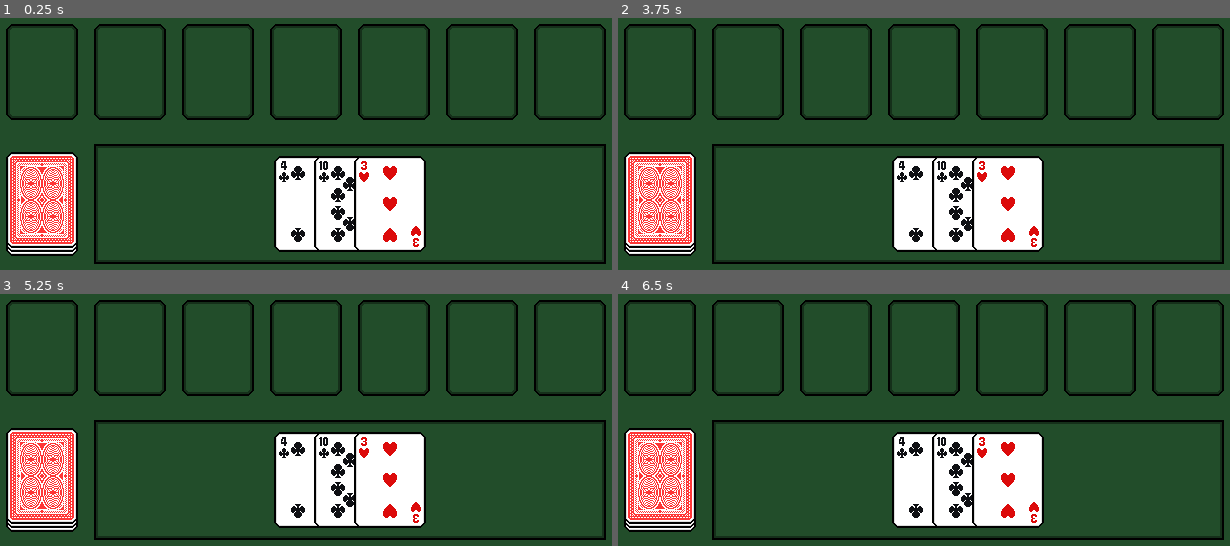
Above: before the commit, frames 1-4 (two rows, left to right).
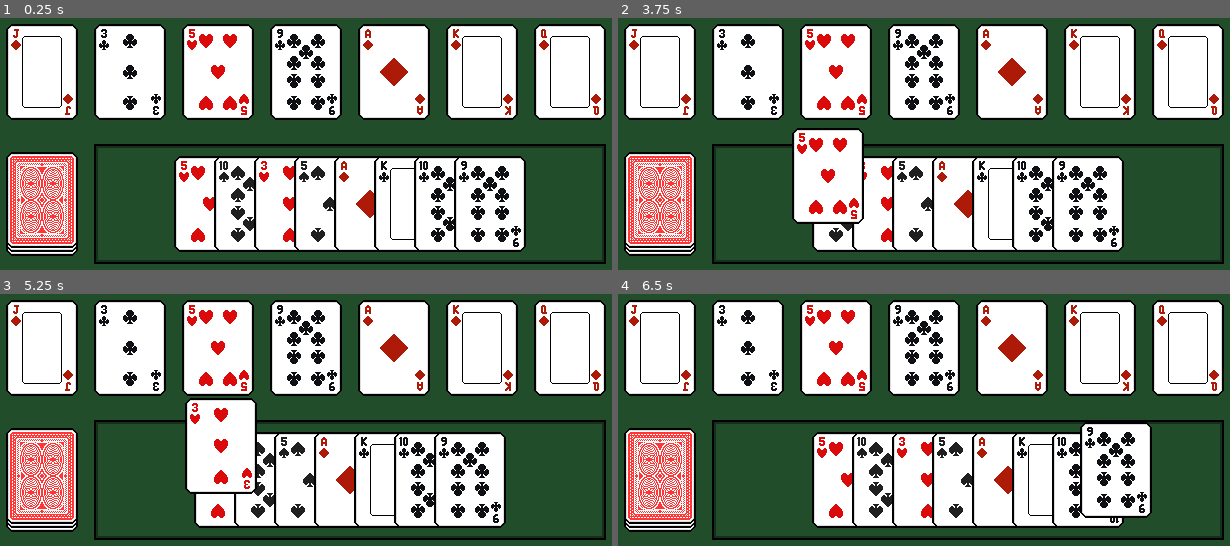
Above: after the commit, the same moments.

Repository: AyyBee123/Oristaile
Game: Godot game, scene res://Scenes/encounter.tscn
The game is run twice, just before and just after one commit, with the same random seed, the same clock (stepped at 60 frames per second) and the same inputs.
Inputs (mouse positions are in pixels of both pictures, inside the frame that each line leads up to):
- Up to frame 1 (0.25 s): no input
- Up to frame 2 (3.75 s): click (660, 204) at 0.5 s; click (660, 204) at 1.25 s; click (660, 204) at 2 s; tap Enter at 2.75 s; move the mouse to (1064, 121) at 2.77 s; press the mouse at (1064, 121) at 2.78 s; release the mouse at (1064, 121) at 3.5 s; tap Space at 3.5 s; drag from (795, 159) to (893, 212) at 3.52 s
- Up to frame 3 (5.25 s): move the mouse to (367, 336) at 4.27 s; press the mouse at (367, 336) at 4.28 s; release the mouse at (367, 336) at 5 s; tap Enter at 5 s; drag from (275, 488) to (116, 362) at 5.02 s
- Up to frame 4 (6.5 s): move the mouse to (1113, 470) at 5.77 s; press the mouse at (1113, 470) at 5.78 s

The runs differ from the first frame. In frame 1, 44% of the frame differs, in the area x 1-99%, y 3-93%; in frame 2, 42%; in frame 3, 42%; in frame 4, 42%.

Commit message:
laid out the basic groundwork for drag and drop

Diff:
--- a/Scenes/card.tscn
+++ b/Scenes/card.tscn
@@ -5,6 +5,8 @@
 [ext_resource type="Texture2D" uid="uid://b26c0etw3n2t2" path="res://Assets/Sprites/Cards/Spades/Ace Spades.png" id="2_wf8id"]
 
 [node name="Card" type="TextureRect" unique_id=176863048]
+custom_minimum_size = Vector2(72, 96)
+pivot_offset_ratio = Vector2(0.5, 0.5)
 texture = ExtResource("1_0qqmn")
 stretch_mode = 2
 script = ExtResource("2_brehn")
--- /dev/null
+++ b/Scenes/card_slot.tscn
@@ -0,0 +1,15 @@
+[gd_scene format=3 uid="uid://cyla6va0jap7f"]
+
+[ext_resource type="Texture2D" uid="uid://mtf6w4qdoxsb" path="res://Assets/Sprites/Cards/Card Slot.png" id="1_2yd5i"]
+[ext_resource type="Script" uid="uid://bpx82fq8sgsc1" path="res://Scripts/Game/card_slot.gd" id="2_dd0t8"]
+[ext_resource type="PackedScene" uid="uid://b6qwjhd8kh2k6" path="res://Scenes/card_template.tscn" id="3_nfi2q"]
+
+[node name="CardSlot" type="TextureRect" unique_id=20047532]
+pivot_offset_ratio = Vector2(0.5, 0.5)
+texture = ExtResource("1_2yd5i")
+stretch_mode = 2
+script = ExtResource("2_dd0t8")
+
+[node name="CardTemplate" parent="." unique_id=1334675029 instance=ExtResource("3_nfi2q")]
+unique_name_in_owner = true
+layout_mode = 0
--- /dev/null
+++ b/Scenes/card_template.tscn
@@ -0,0 +1,22 @@
+[gd_scene format=3 uid="uid://b6qwjhd8kh2k6"]
+
+[ext_resource type="Texture2D" uid="uid://da2c7evu4kmtt" path="res://Assets/Sprites/Cards/Blank Card.png" id="1_5hjqm"]
+[ext_resource type="Texture2D" uid="uid://b26c0etw3n2t2" path="res://Assets/Sprites/Cards/Spades/Ace Spades.png" id="2_84j6k"]
+[ext_resource type="Script" uid="uid://mogj05c2g21d" path="res://Scripts/Misc/card_template.gd" id="2_n4r8k"]
+
+[node name="Card" type="TextureRect" unique_id=1334675029]
+offset_right = 40.0
+offset_bottom = 40.0
+texture = ExtResource("1_5hjqm")
+script = ExtResource("2_n4r8k")
+
+[node name="Texture" type="TextureRect" parent="." unique_id=1448491103]
+unique_name_in_owner = true
+layout_mode = 1
+anchors_preset = 15
+anchor_right = 1.0
+anchor_bottom = 1.0
+grow_horizontal = 2
+grow_vertical = 2
+mouse_filter = 2
+texture = ExtResource("2_84j6k")
--- a/Scenes/encounter.tscn
+++ b/Scenes/encounter.tscn
@@ -1,9 +1,8 @@
 [gd_scene format=3 uid="uid://c7u2v2cos0fp0"]
 
 [ext_resource type="Script" uid="uid://cr5dt1lmi5wov" path="res://Scripts/Game/encounter.gd" id="1_wwxys"]
+[ext_resource type="PackedScene" uid="uid://cyla6va0jap7f" path="res://Scenes/card_slot.tscn" id="2_hoo3l"]
 [ext_resource type="Texture2D" uid="uid://hpcqv0xgxxpq" path="res://Assets/Sprites/Misc/Card Deck.png" id="3_gitas"]
-[ext_resource type="PackedScene" uid="uid://b7vbqnm071427" path="res://Scenes/card.tscn" id="4_bd0u2"]
-[ext_resource type="Texture2D" uid="uid://mtf6w4qdoxsb" path="res://Assets/Sprites/Cards/Card Slot.png" id="4_gitas"]
 [ext_resource type="Texture2D" uid="uid://dnjtcfdo2yon6" path="res://Assets/Sprites/Cards/Back/Red Back.png" id="5_bd0u2"]
 [ext_resource type="BitMap" uid="uid://cooi0qnm23wrf" path="res://Assets/Sprites/Cards/Misc/Back Mask.png" id="5_hoo3l"]
 
@@ -27,6 +26,7 @@
 color = Color(0.13333334, 0.3019608, 0.16470589, 1)
 
 [node name="SlotContainer" type="HBoxContainer" parent="." unique_id=364460085]
+unique_name_in_owner = true
 anchors_preset = -1
 anchor_left = 0.5
 anchor_top = 0.31100002
@@ -39,47 +39,33 @@
 theme_override_constants/separation = 16
 alignment = 1
 
-[node name="Slot1" type="TextureRect" parent="SlotContainer" unique_id=1208314387]
+[node name="Slot1" parent="SlotContainer" unique_id=20047532 instance=ExtResource("2_hoo3l")]
 unique_name_in_owner = true
 layout_mode = 2
-texture = ExtResource("4_gitas")
-stretch_mode = 2
 
-[node name="Slot2" type="TextureRect" parent="SlotContainer" unique_id=746882202]
+[node name="Slot2" parent="SlotContainer" unique_id=373718794 instance=ExtResource("2_hoo3l")]
 unique_name_in_owner = true
 layout_mode = 2
-texture = ExtResource("4_gitas")
-stretch_mode = 2
 
-[node name="Slot3" type="TextureRect" parent="SlotContainer" unique_id=1502629995]
+[node name="Slot3" parent="SlotContainer" unique_id=788161391 instance=ExtResource("2_hoo3l")]
 unique_name_in_owner = true
 layout_mode = 2
-texture = ExtResource("4_gitas")
-stretch_mode = 2
 
-[node name="Slot4" type="TextureRect" parent="SlotContainer" unique_id=717224683]
+[node name="Slot4" parent="SlotContainer" unique_id=1357480021 instance=ExtResource("2_hoo3l")]
 unique_name_in_owner = true
 layout_mode = 2
-texture = ExtResource("4_gitas")
-stretch_mode = 2
 
-[node name="Slot5" type="TextureRect" parent="SlotContainer" unique_id=1389021164]
+[node name="Slot5" parent="SlotContainer" unique_id=64855102 instance=ExtResource("2_hoo3l")]
 unique_name_in_owner = true
 layout_mode = 2
-texture = ExtResource("4_gitas")
-stretch_mode = 2
 
-[node name="Slot6" type="TextureRect" parent="SlotContainer" unique_id=1075255459]
+[node name="Slot6" parent="SlotContainer" unique_id=1198186010 instance=ExtResource("2_hoo3l")]
 unique_name_in_owner = true
 layout_mode = 2
-texture = ExtResource("4_gitas")
-stretch_mode = 2
 
-[node name="Slot7" type="TextureRect" parent="SlotContainer" unique_id=1912463594]
+[node name="Slot7" parent="SlotContainer" unique_id=957078855 instance=ExtResource("2_hoo3l")]
 unique_name_in_owner = true
 layout_mode = 2
-texture = ExtResource("4_gitas")
-stretch_mode = 2
 
 [node name="HBoxContainer" type="HBoxContainer" parent="." unique_id=452443490]
 anchors_preset = -1
@@ -163,6 +149,7 @@
 patch_margin_bottom = 4
 
 [node name="DeckContainer" type="HBoxContainer" parent="HBoxContainer/CardDeck" unique_id=577069602]
+unique_name_in_owner = true
 custom_minimum_size = Vector2(486, 96)
 layout_mode = 1
 anchors_preset = -1
@@ -179,13 +166,4 @@
 theme_override_constants/separation = -32
 alignment = 1
 
-[node name="Card" parent="HBoxContainer/CardDeck/DeckContainer" unique_id=176863048 instance=ExtResource("4_bd0u2")]
-layout_mode = 2
-
-[node name="Card2" parent="HBoxContainer/CardDeck/DeckContainer" unique_id=528424024 instance=ExtResource("4_bd0u2")]
-layout_mode = 2
-
-[node name="Card3" parent="HBoxContainer/CardDeck/DeckContainer" unique_id=1373068541 instance=ExtResource("4_bd0u2")]
-layout_mode = 2
-
 [connection signal="pressed" from="HBoxContainer/DeckPanel" to="." method="_on_deck_panel_pressed"]
--- a/Scripts/Game/card.gd
+++ b/Scripts/Game/card.gd
@@ -1,20 +1,90 @@
 extends TextureRect
+class_name Card
+
+signal held(event_position: Vector2)
+signal released(event_position: Vector2)
 
 @onready var card_texture: TextureRect = %Texture
 
+var card_res: CardResource
+
+var suit: int = -1 # 0 = clubs, 1 = diamonds, 2 = hearts, 3 = spades
 var number: int = 0 # 1 = ace, 2 to 10 = respective numbers, 11 = jack, 12 = queen, 13 = king
-var suit: int = -1 # 0 = clubs, 1 = diamonds, 2 = hearts, 3 = spades
+
+var is_dragged: bool = false
+var deck_index: int = -1
+var preview: Card
 
 
 func _ready() -> void:
-	# will remove this once there is actual data to read
-	if number == 0:
-		number = randi_range(1, 13)
-	if suit == -1:
-		suit = randi_range(0, 3)
-
 	card_texture.texture = CardData.get_card_texture(suit, number)
 
 
-func _get_drag_data(at_position: Vector2) -> Variant:
-	return
+#func _get_drag_data(at_position: Vector2) -> Variant:
+	#visible = false
+	#is_dragged = true
+	#
+	#preview = create_copy()
+	#preview.position = -at_position
+	#
+	#var root = Control.new()
+	#root.custom_minimum_size = custom_minimum_size
+	#root.add_child(preview)
+	#
+	#var pos: Vector2 = -custom_minimum_size / 2.0
+	#var tween: Tween = create_tween()
+	#tween.tween_property(preview, "position", pos, 0.12)
+	#
+	#set_drag_preview(root)
+	#
+	#return { "suit": suit, "number": number, "source": self }
+
+
+#func _notification(what: int) -> void:
+	#if what == NOTIFICATION_DRAG_END and is_dragged:
+		#is_dragged = false
+		#return_to_hand()
+
+
+func _gui_input(event: InputEvent) -> void:
+	if event.is_action_pressed("grab"):
+		held.emit(event.position)
+		is_dragged = true
+
+
+func _input(event: InputEvent) -> void:
+	if event.is_action_released("grab") and is_dragged:
+		released.emit(event.position)
+		is_dragged = false
+
+
+func return_to_hand() -> void:
+	var card: Card = create_copy()
+	get_tree().current_scene.add_child(card)
+
+	card.global_position = get_global_mouse_position() - custom_minimum_size / 2.0
+	var pos: Vector2 = global_position
+
+	var tween: Tween = create_tween()
+	tween.tween_property(card, "global_position", pos, 0.06).set_trans(Tween.TRANS_QUAD).set_ease(Tween.EASE_OUT)
+
+	tween.finished.connect(func():
+		card.queue_free()
+		visible = true
+	)
+
+
+func create_copy() -> Card:
+	var copy: Card = duplicate()
+	copy.z_index = 1
+	copy.visible = true
+	copy.texture = texture
+	copy.custom_minimum_size = custom_minimum_size
+	copy.suit = suit
+	copy.number = number
+	return copy
+
+
+func _exit_tree() -> void:
+	if preview:
+		preview.queue_free()
--- /dev/null
+++ b/Scripts/Game/card_slot.gd
@@ -0,0 +1,19 @@
+extends TextureRect
+class_name Slot
+
+@onready var card_template: CardTemplate = %CardTemplate
+
+var suit: int = -1
+var number: int = 0
+
+
+func can_drop_card(card: Card) -> bool:
+	return number == (card.number % 13) + 1
+
+
+func drop_card(card: Card) -> void:
+	card.queue_free()
+
+
+func set_card_texture(suit: int, number: int) -> void:
+	card_template.set_card_texture(suit, number)
--- a/Scripts/Game/encounter.gd
+++ b/Scripts/Game/encounter.gd
@@ -1,5 +1,108 @@
 extends CanvasLayer
+
+@onready var slot_container: HBoxContainer = %SlotContainer
+@onready var deck_container: HBoxContainer = %DeckContainer
+
+const CARD = preload("uid://b7vbqnm071427")
+
+var slots: Array[CardResource]
+var current_deck: Array[CardResource]
+var current_hand: Array[CardResource]
+
+var held_card: Card = null
+
+
+func _ready() -> void:
+	current_deck = RunData.deck.duplicate()
+
+	for slot: Slot in slot_container.get_children():
+		set_card_slot(slot)
+
+	for i in RunData.cards_to_draw_at_start:
+		draw_card()
+
+
+func _process(delta: float) -> void:
+	if held_card:
+		held_card.global_position = get_viewport().get_mouse_position() - held_card.size / 2.0
 
 
 func _on_deck_panel_pressed() -> void:
 	print("hi")
+
+
+func set_card_slot(slot: Slot) -> void:
+	var suit: int = RunData.rng.randi_range(0, 3)
+	var number: int = RunData.rng.randi_range(1, 13)
+
+	var exists: bool = false
+
+	for card in slots:
+		if card.suit == suit and card.number == number:
+			exists = true
+			break
+
+	if exists:
+		set_card_slot(slot)
+		return
+
+	var card_res: CardResource = CardResource.new()
+	card_res.suit = suit
+	card_res.number = number
+
+	slots.append(card_res)
+	slot.set_card_texture(suit, number)
+	slot.suit = suit
+	slot.number = number
+
+
+func draw_card() -> void:
+	var index = RunData.rng.randi_range(0, current_deck.size() - 1)
+	var card_res: CardResource = current_deck.pop_at(index)
+
+	var card: Card = CARD.instantiate()
+
+	card.held.connect(grab_card.bind(card))
+	card.released.connect(release_card.bind(card))
+
+	card.card_res = card_res
+	card.suit = card_res.suit
+	card.number = card_res.number
+
+	deck_container.add_child(card)
+
+
+func grab_card(at_position: Vector2, card: Card) -> void:
+	held_card = card
+
+	if card.get_parent():
+		card.deck_index = card.get_index()
+		card.get_parent().remove_child(card)
+	add_child(card)
+
+
+func release_card(at_position: Vector2, card: Card) -> void:
+
+	var slot_target: Slot = get_card_slot()
+
+	if slot_target and slot_target.can_drop_card(card):
+		slot_target.drop_card(card)
+		return
+
+	if card.get_parent():
+		held_card.get_parent().remove_child(card)
+
+	deck_container.add_child(card)
+	deck_container.move_child(card, card.deck_index)
+
+
+	#var tween: Tween = create_tween()
+	#tween.tween_property(card, "global_position", )
+	held_card = null
+
+
+func get_card_slot() -> Slot:
+	for slot: Slot in slot_container.get_children():
+		if Rect2(slot.global_position, slot.size).has_point(get_viewport().get_mouse_position()):
+			return slot
+	return null
--- /dev/null
+++ b/Scripts/Globals/run_data.gd
@@ -0,0 +1,28 @@
+extends Node
+
+var deck: Array[CardResource]
+var cards_to_draw_at_start: int
+var cards_to_draw: int
+var rng: RandomNumberGenerator
+
+
+func _init() -> void:
+	reset()
+
+
+func reset() -> void:
+	rng = RandomNumberGenerator.new()
+	rng.randomize()
+	create_deck()
+	cards_to_draw = 3
+	cards_to_draw_at_start = 8
+
+
+func create_deck() -> void:
+	# create a new deck with each of the standard deck of cards
+	for suit in range(0, 4):
+		for number in range(1, 14):
+			var card: CardResource = CardResource.new()
+			card.suit = suit
+			card.number = number
+			deck.append(card)
--- /dev/null
+++ b/Scripts/Misc/card_template.gd
@@ -0,0 +1,8 @@
+extends TextureRect
+class_name CardTemplate
+
+@onready var card_texture: TextureRect = %Texture
+
+
+func set_card_texture(suit: int, number: int) -> void:
+	card_texture.texture = CardData.get_card_texture(suit, number)
--- /dev/null
+++ b/Scripts/Resources/card_resource.gd
@@ -0,0 +1,6 @@
+extends Resource
+class_name CardResource
+
+var suit: int = 3
+var number: int = 1
+var enchant: String = "None"
--- a/project.godot
+++ b/project.godot
@@ -19,6 +19,7 @@
 [autoload]
 
 CardData="*uid://iusw0xktf8om"
+RunData="*uid://s8hkm7luknm8"
 
 [display]
 
@@ -26,6 +27,14 @@
 window/size/viewport_height=360
 window/stretch/mode="canvas_items"
 window/stretch/aspect="keep_height"
+
+[input]
+
+grab={
+"deadzone": 0.2,
+"events": [Object(InputEventMouseButton,"resource_local_to_scene":false,"resource_name":"","device":-1,"window_id":0,"alt_pressed":false,"shift_pressed":false,"ctrl_pressed":false,"meta_pressed":false,"button_mask":1,"position":Vector2(342, 11),"global_position":Vector2(351, 59),"factor":1.0,"button_index":1,"canceled":false,"pressed":true,"double_click":false,"script":null)
+]
+}
 
 [physics]
 
Not shown, added: Scripts/Game/card_slot.gd.uid
Not shown, added: Scripts/Globals/run_data.gd.uid
Not shown, added: Scripts/Misc/card_template.gd.uid
Not shown, added: Scripts/Resources/card_resource.gd.uid
